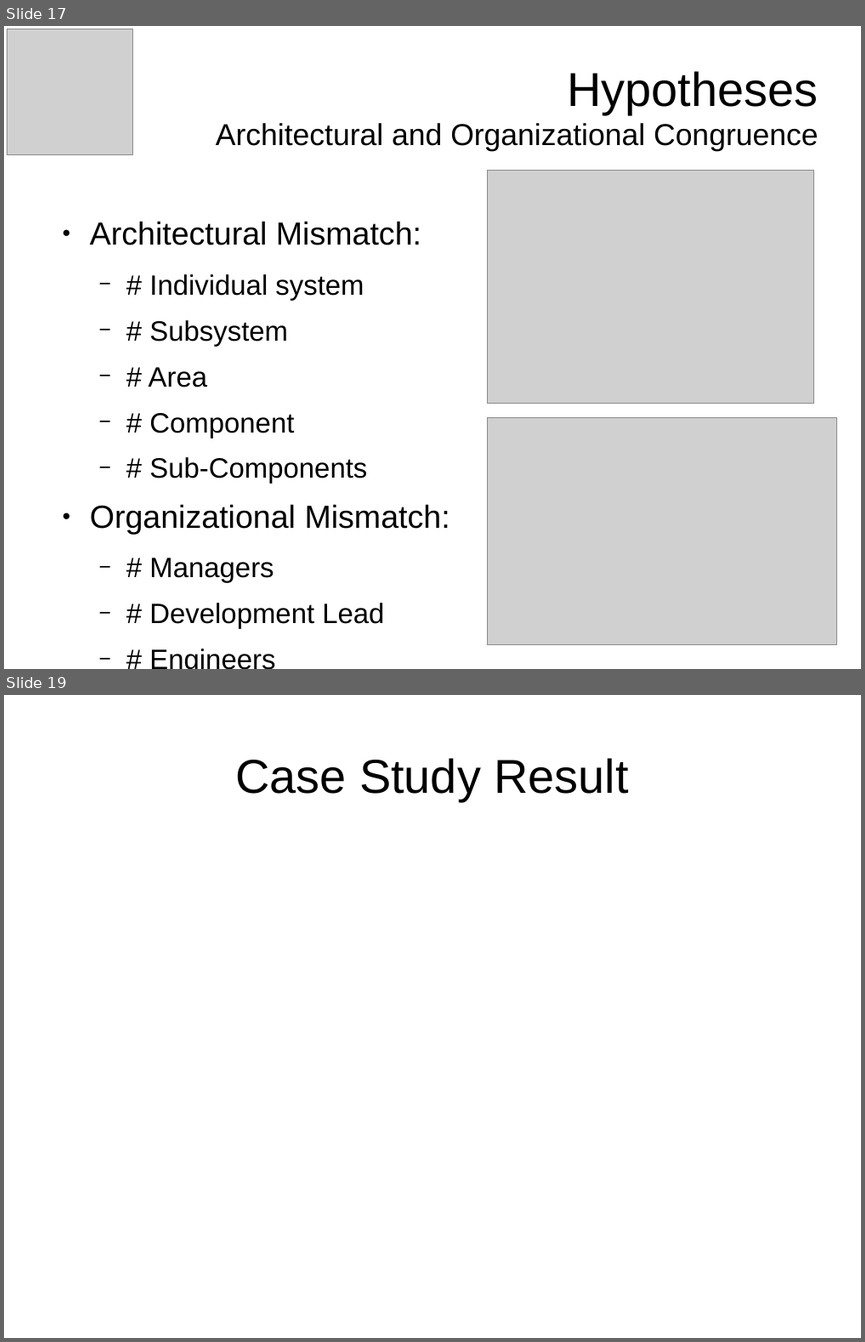
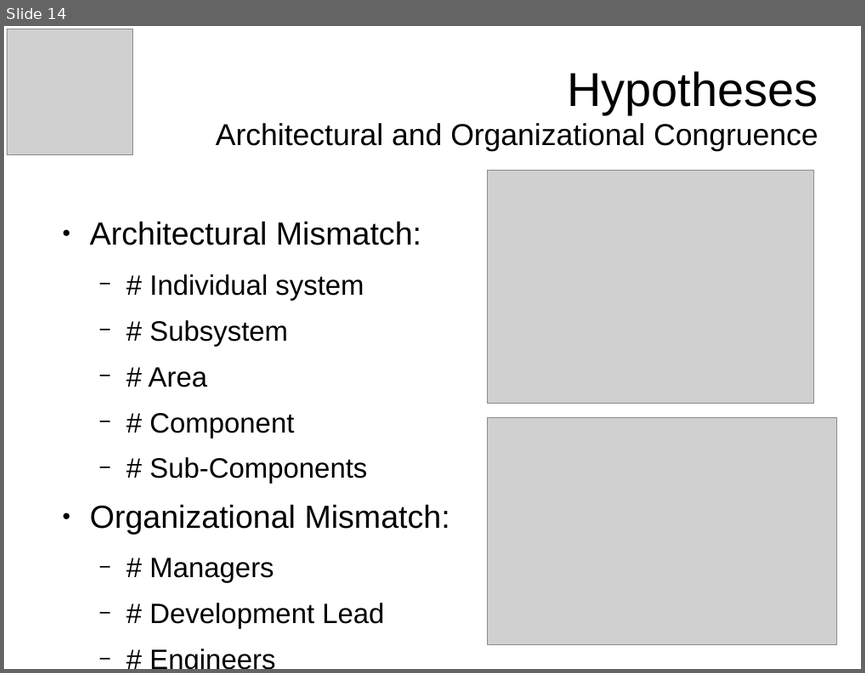
Before and after one commit to tajmilur-rahman/LOG6307, a slide deck: paper-presentation/slides.odp. Shown one above the other, each under a label of ours: slides 17 and 19 before the commit, slide 14 after it; the slides between them are not shown. The pictures are 865x1342 and 865x673 pixels, drawn with LibreOffice and Linux fonts; fonts in the diff are those of the drawing; grey boxes stand for pictures. Boxes give left, top, right and bottom in pixels: in the first picture for what was removed or moved away, otherwise in the second. Text is boxed around its words. In the diff, an @@ line names an element or a change of style, - is before the commit and + after.

```diff
--- a/paper-presentation/slides.odp
+++ b/paper-presentation/slides.odp
@@ slide 19 removed at [4,695,861,1338], background #FFFFFF @@
@@ title removed at [235,758,628,801] @@
-Case Study Result
@@ what was slide 17 is now slide 14 @@
```
Also in this commit, not shown: 2 slides changed, 4 slides added, 5 other slides removed, 3 other files.
